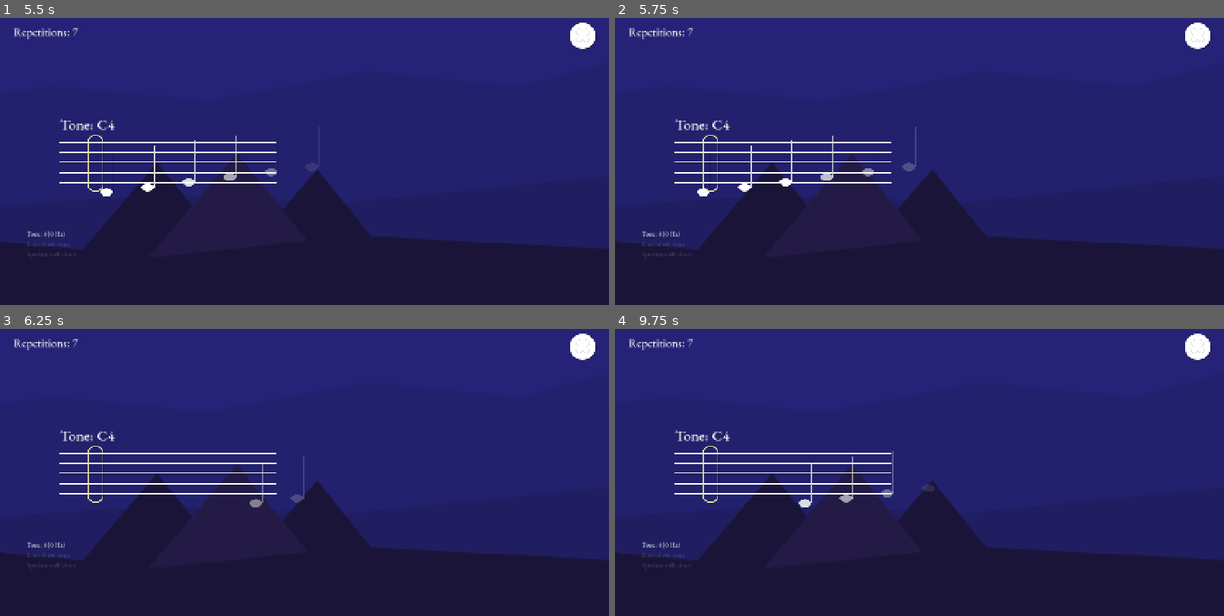
Above: before the commit, frames 1-4 (two rows, left to right).
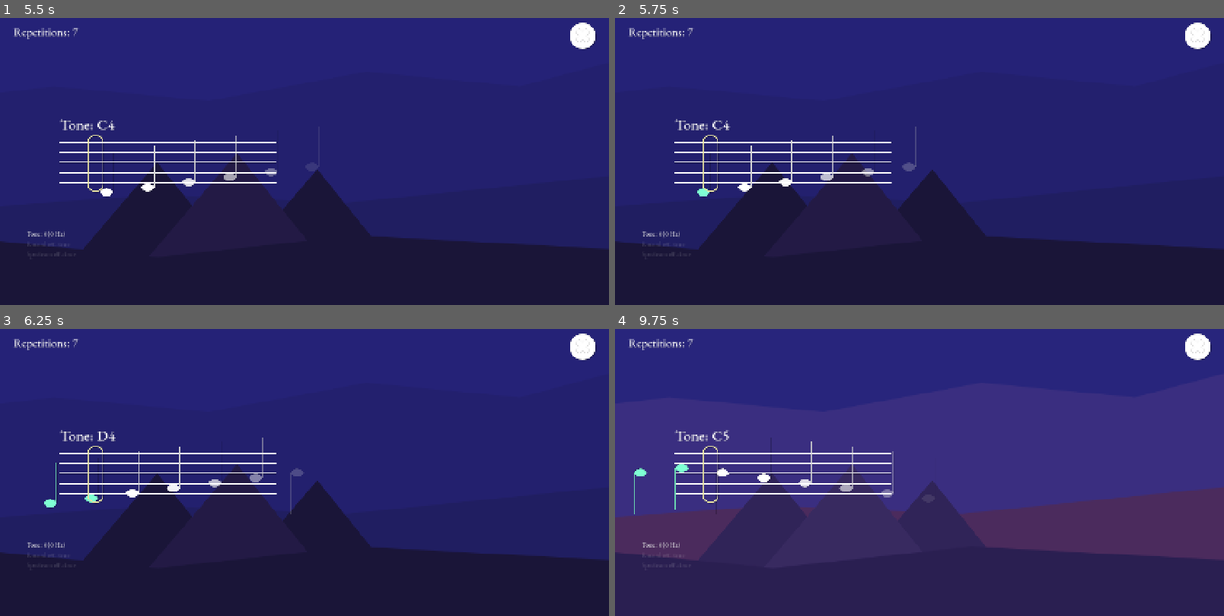
Above: after the commit, the same moments.

Repository: jw-xplore/TunnerScalePrototype
Game: Godot game, scene res://Game/Levels/Game.tscn
Same seed, same stepped clock (60 frames per second), same inputs: the game is played once before the commit and once after it. Sound files missing from this copy of the repository are replaced by a short silence.
Inputs (mouse positions are in pixels of both pictures, inside the frame that each line leads up to):
- Up to frame 1 (5.5 s): click (249, 115) at 0.5 s; click (359, 115) at 1.25 s; click (304, 187) at 2 s; click (584, 35) at 2.75 s; click (334, 187) at 3.5 s
- Up to frame 2 (5.75 s): no input
- Up to frame 3 (6.25 s): no input
- Up to frame 4 (9.75 s): no input

Frame 1 is identical in both runs. In frame 2, less than 0.1% of the frame differs, in the area x 13-16%, y 59-63%; in frame 3, 0.6%; in frame 4, 40%, in the area x 0-100%, y 35-100%.

Commit message:
Added: Saving of completed levels

Diff:
--- a/Game/Levels/Game.tscn
+++ b/Game/Levels/Game.tscn
@@ -1,15 +1,19 @@
-[gd_scene load_steps=5 format=3 uid="uid://d1fluq8sf3vbq"]
+[gd_scene load_steps=6 format=3 uid="uid://d1fluq8sf3vbq"]
 
 [ext_resource type="Script" uid="uid://dio83vf5wotg7" path="res://Game/Scripts/System/GameManager.gd" id="1_tn28x"]
 [ext_resource type="PackedScene" uid="uid://csveudvowtccw" path="res://Game/Scenes/Play/SunriseImage.tscn" id="2_tn28x"]
+[ext_resource type="PackedScene" uid="uid://tbikg2w2ue78" path="res://Game/Scenes/Systems/SaveManager.tscn" id="3_dd2nj"]
 [ext_resource type="PackedScene" uid="uid://45fhrklnafnt" path="res://Game/Scenes/UI/MenuLayout.tscn" id="3_lxbe4"]
 [ext_resource type="PackedScene" uid="uid://da2mi25h7x2cu" path="res://Game/Levels/TestLevel.tscn" id="3_tn28x"]
 
-[node name="Game" type="Node" node_paths=PackedStringArray("menu", "sunrise_image")]
+[node name="Game" type="Node" node_paths=PackedStringArray("menu", "sunrise_image", "save_manager")]
 script = ExtResource("1_tn28x")
 menu = NodePath("MenuLayout")
 game_scene = ExtResource("3_tn28x")
 sunrise_image = NodePath("SunriseImage")
+save_manager = NodePath("SaveManager")
+
+[node name="SaveManager" parent="." instance=ExtResource("3_dd2nj")]
 
 [node name="SunriseImage" parent="." instance=ExtResource("2_tn28x")]
 sun_progress = 50.0
--- a/Game/Levels/TestLevel.tscn
+++ b/Game/Levels/TestLevel.tscn
@@ -13,6 +13,7 @@
 
 [node name="Level" type="Node2D" node_paths=PackedStringArray("metro", "tone_recognition", "scaleManager", "sheet_renderer", "lbl_current_tone", "lbl_score", "lbl_repetitions", "slider_bpm", "lbl_bpm", "itemlist_scale_key", "itemlist_scale_type")]
 script = ExtResource("1_1yube")
+_debug_note_success = true
 tones = Array[String](["C", "D", "E", "F", "G", "A", "B", "C", "C", "B", "A", "G", "F", "E", "D", "C"])
 metro = NodePath("Metronome")
 tone_recognition = NodePath("ToneRecognition")
--- a/Game/Levels/ToneGame.gd
+++ b/Game/Levels/ToneGame.gd
@@ -3,6 +3,7 @@
 
 # Game and setup
 var game_manager: GameManager
+@export var _debug_note_success: bool = false
 @export var bpm: float = 100
 @export var tones: Array[String]
 @export var key = 0
@@ -115,8 +116,10 @@
 		# Check note was hit within current beat
 		var cur_note = tone_recognition.current_note + str(tone_recognition.current_octave)
 
+		var pas: bool = (_debug_note_success == true) or cur_note == tones[current_pos]
+
 		if (last_note_hit + 1) == current_pos and \
-		cur_note == tones[current_pos]:
+		pas:
 			last_note_hit += 1
 			sheet_renderer.tested_note_feedback(true)
 			tone_recognition.clear_current_note()
@@ -148,6 +151,7 @@
 				# All finished - win
 				# TODO: Saving of success
 				if reps_to_do <= 0:
+					game_manager.save_active_level_completed()
 					game_manager.activate_menu(true)
 
 		else:
--- /dev/null
+++ b/Game/Scenes/Systems/SaveManager.tscn
@@ -0,0 +1,6 @@
+[gd_scene load_steps=2 format=3 uid="uid://tbikg2w2ue78"]
+
+[ext_resource type="Script" uid="uid://vtxylnru1pyu" path="res://Game/Scripts/System/SaveManager.gd" id="1_4jja8"]
+
+[node name="SaveManager" type="Node"]
+script = ExtResource("1_4jja8")
--- a/Game/Scenes/UI/MenuLayout.tscn
+++ b/Game/Scenes/UI/MenuLayout.tscn
@@ -6,7 +6,7 @@
 [ext_resource type="FontFile" uid="uid://cfgjxqr22llhe" path="res://Game/Font/EBGaramond-Medium.ttf" id="4_ycg1d"]
 [ext_resource type="Texture2D" uid="uid://bec0cqvshybrx" path="res://Game/Sprites/UI/Icon_ArrowRight.png" id="5_aoqxq"]
 
-[node name="MenuLayout" type="Control" node_paths=PackedStringArray("lbl_key", "lbl_type")]
+[node name="MenuLayout" type="Control" node_paths=PackedStringArray("lbl_key", "lbl_type", "level_buttons_holder")]
 layout_mode = 3
 anchors_preset = 15
 anchor_right = 1.0
@@ -16,6 +16,7 @@
 script = ExtResource("1_humqo")
 lbl_key = NodePath("MarginContainer/VBoxContainer/KeySelection/Lbl_Key")
 lbl_type = NodePath("MarginContainer/VBoxContainer/TypeSelection/Lbl_Type")
+level_buttons_holder = NodePath("MarginContainer/VBoxContainer/DifficultySelection")
 
 [node name="MarginContainer" type="MarginContainer" parent="."]
 layout_mode = 1
--- a/Game/Scenes/UI/SimpleButton.tscn
+++ b/Game/Scenes/UI/SimpleButton.tscn
@@ -12,6 +12,7 @@
 flat = true
 script = ExtResource("1_8sq5y")
 icon_node = NodePath("Background/Icon")
+highlight_color = Color(0.909804, 0.886275, 0.627451, 1)
 
 [node name="Background" type="TextureRect" parent="."]
 layout_mode = 1
--- a/Game/Scripts/Play/SunriseImage.gd
+++ b/Game/Scripts/Play/SunriseImage.gd
@@ -19,7 +19,6 @@
 	sun_y = sun.global_position.y
 
 func _process(delta: float) -> void:
-
 	# Move progress
 	progress_current = lerpf(progress_current, progress, change_speed * delta)
 
--- a/Game/Scripts/System/GameManager.gd
+++ b/Game/Scripts/System/GameManager.gd
@@ -4,8 +4,10 @@
 @export var menu: MainMenu
 @export var game_scene: PackedScene
 @export var sunrise_image: SunriseImage
+@export var save_manager: SaveManager
 
 var tone_game: ToneGameManager
+var active_level: String
 
 func _ready() -> void:
 	# Permisions
@@ -20,16 +22,30 @@
 	# Run menu
 	activate_menu(true)
 
+func _process(delta: float) -> void:
+	# Update image based on menu
+	if menu.visible == true:
+		if save_manager.levels_count > 0:
+			var comp = save_manager.completed_count
+			var total = save_manager.levels_count
+			var prog = (float(comp) / float(total))
+			sunrise_image.set_progress(prog * sunrise_image.stages)
+	else:
+		pass
+		#sunrise_image.set_progress(tone_game.pr)
+
+
 func activate_menu(menu_active: bool):
 	# Menu
 	menu.visible = menu_active
 	menu.set_process(menu_active)
+	menu.update_finished_levels()
 
 	# Remove game
 	if menu_active and tone_game != null:
 		tone_game.queue_free()
 		tone_game = null
-		sunrise_image.set_progress(0)
+		#sunrise_image.set_progress(0)
 		deactivate_recording()
 
 	# Game
@@ -58,7 +74,7 @@
 	effect.set_recording_active(false)
 	AudioServer.set_bus_effect_enabled(bus_idx, 0, false)
 
-func setup_game(bpm: int, repetitions: int, key: int, type: int):
+func setup_game(bpm: int, repetitions: int, key: int, type: int, lvl_id: int):
 	tone_game.slider_bpm.value = bpm
 	var reps = (MusicConstants.PROGRESSIONS[type].size() * 2 -2) * repetitions
 	tone_game.target_progression = reps
@@ -68,3 +84,9 @@
 	tone_game.itemlist_scale_type.select(type)
 	tone_game._on_scale_key_list_item_selected(key)
 	tone_game._on_scale_type_list_item_selected(type)
+
+	# Current level
+	active_level = save_manager.save_name_format(MusicConstants.TONE_NAMES[key], MusicConstants.PROGRESSION_NAMES[type], lvl_id)
+
+func save_active_level_completed():
+	save_manager.save_progress(active_level, true)
--- /dev/null
+++ b/Game/Scripts/System/SaveManager.gd
@@ -0,0 +1,67 @@
+extends Node
+class_name SaveManager
+
+const file_path = "user://savegame.save"
+const SPLIT = "_"
+var levels_count = 0
+var completed_count = 0
+
+var levels_completed = {}
+
+func _ready() -> void:
+	print(OS.get_user_data_dir())
+	if FileAccess.file_exists(file_path):
+		# Setup with existing file
+		var file = FileAccess.open(file_path, FileAccess.READ)
+		var json_string = file.get_as_text()
+		var json = JSON.new()
+		var error = json.parse(json_string)
+		if error == OK:
+			levels_completed = json.data
+			levels_count = levels_completed.size()
+			#print(levels_count)
+
+		# Check completed count
+		for lvl in levels_completed:
+			if levels_completed[lvl] == true:
+				completed_count += 1
+	else:
+		generate_new_save_file()
+	#print("levels_count: " + str(levels_count))
+
+func save_name_format(key: String, type: String, level: int) -> String:
+	return key + SPLIT + type + SPLIT + str(level)
+
+func is_completed(key: String, type: String, level: int) -> bool:
+	var pos = save_name_format(key, type, level)
+	return levels_completed[pos]
+
+func generate_new_save_file():
+	# Create new file
+	var file = FileAccess.open(file_path, FileAccess.WRITE)
+
+	for key in range(0, MusicConstants.TONE_NAMES.size()):
+		for type in range(0, MusicConstants.PROGRESSION_NAMES.size()):
+			for level in range(0, Difficulties.LEVELS.size()):
+				var ks = MusicConstants.TONE_NAMES[key]
+				var ts = MusicConstants.PROGRESSION_NAMES[type]
+				var name = save_name_format(ks, ts, level)
+				levels_completed[name] = false
+				levels_count += 1
+
+	var json_string = JSON.stringify(levels_completed, "\t")
+	file.store_line(json_string)
+
+func save_progress(lvl_name: String, completed: bool):
+	levels_completed[lvl_name] = completed
+
+	# Update progress tracking
+	if completed == true:
+		completed_count += 1
+	else:
+		completed_count -= 1
+
+	# Save progresss
+	var file = FileAccess.open(file_path, FileAccess.WRITE)
+	var json_string = JSON.stringify(levels_completed, "\t")
+	file.store_line(json_string)
--- a/Game/Scripts/UI/MainMenu.gd
+++ b/Game/Scripts/UI/MainMenu.gd
@@ -4,13 +4,18 @@
 @export var lbl_key: Label
 @export var lbl_type: Label
 @export var game_manager: GameManager
+@export var level_buttons_holder: Control
 
-var current_key = 0
-var current_type = 0
+var current_key: int = 0
+var current_type: int = 0
+var level_buttons = []
 
 func _ready() -> void:
 	lbl_key.text = MusicConstants.TONE_NAMES[current_key]
 	lbl_type.text = MusicConstants.PROGRESSION_NAMES[current_type]
+	level_buttons = level_buttons_holder.get_children()
+
+	update_finished_levels()
 
 # Key selection
 func _on_btn_key_left_button_down() -> void:
@@ -21,6 +26,8 @@
 
 	lbl_key.text = MusicConstants.TONE_NAMES[current_key]
 
+	update_finished_levels()
+
 func _on_btn_key_right_button_down() -> void:
 	if current_key >= MusicConstants.TONES_COUNT - 1:
 		current_key = 0
@@ -28,6 +35,8 @@
 		current_key += 1
 
 	lbl_key.text = MusicConstants.TONE_NAMES[current_key]
+
+	update_finished_levels()
 
 # Type selection
 func _on_btn_type_left_button_down() -> void:
@@ -38,6 +47,8 @@
 
 	lbl_type.text = MusicConstants.PROGRESSION_NAMES[current_type]
 
+	update_finished_levels()
+
 func _on_btn_type_right_button_down() -> void:
 	if current_type >= MusicConstants.PROGRESSION_NAMES.size() - 1:
 		current_type = 0
@@ -45,6 +56,8 @@
 		current_type += 1
 
 	lbl_type.text = MusicConstants.PROGRESSION_NAMES[current_type]
+
+	update_finished_levels()
 
 # Select difficulty level
 func _on_btn_easy_button_down() -> void:
@@ -59,4 +72,14 @@
 func start_game(difficulty: int):
 	game_manager.activate_menu(false)
 	var dif = Difficulties.LEVELS[difficulty]
-	game_manager.setup_game(dif[0], dif[1], current_key, current_type)
+	game_manager.setup_game(dif[0], dif[1], current_key, current_type, difficulty)
+
+func update_finished_levels():
+	var key = MusicConstants.TONE_NAMES[current_key]
+	var type = MusicConstants.PROGRESSION_NAMES[current_type]
+
+	var completed: bool = false
+
+	for i in range(0, level_buttons.size()):
+		completed = game_manager.save_manager.is_completed(key, type, i)
+		level_buttons[i].display_highligh(completed)
--- a/Game/Scripts/UI/SimpleButton.gd
+++ b/Game/Scripts/UI/SimpleButton.gd
@@ -4,6 +4,13 @@
 
 @export var icon_texture: Texture2D
 @export var icon_node: TextureRect
+@export var highlight_color: Color
 
 func _ready() -> void:
 	icon_node.texture = icon_texture
+
+func display_highligh(highlight: bool):
+	if highlight:
+		modulate = highlight_color
+	else:
+		modulate = Color.WHITE
Not shown, added: Game/Scripts/System/SaveManager.gd.uid
